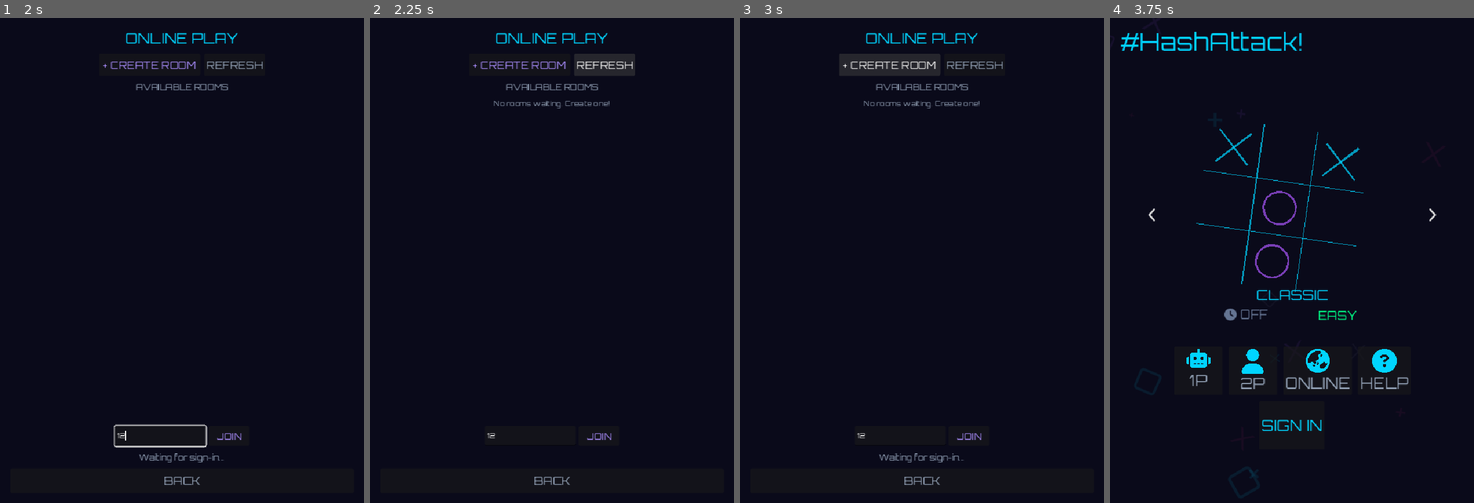
Above: before the commit, frames 1-4 (left to right).
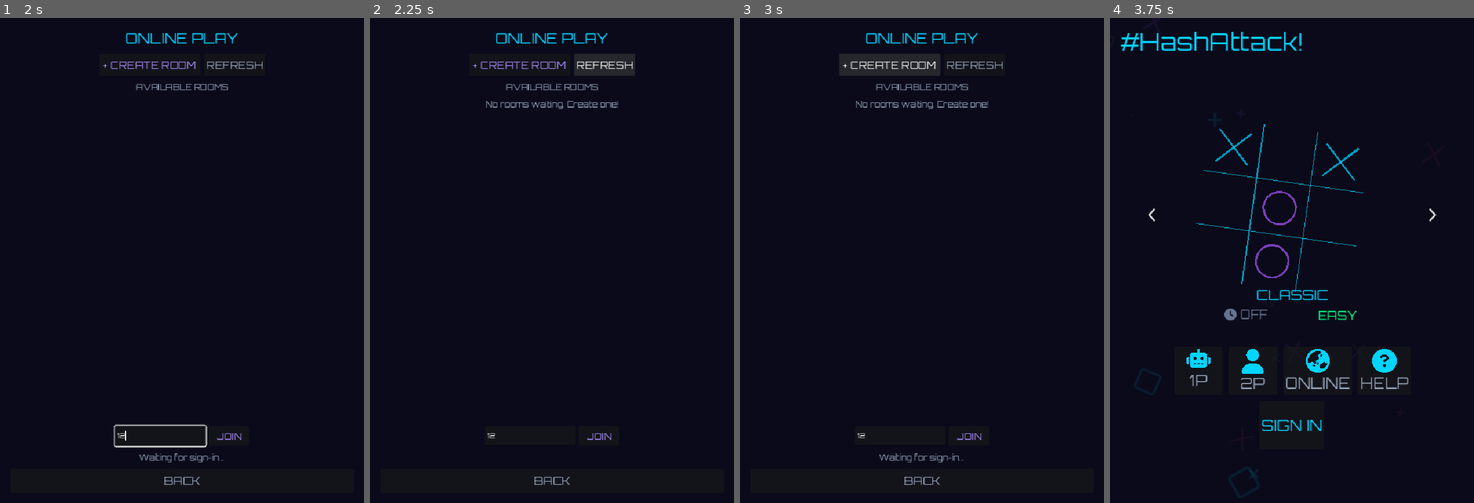
Above: after the commit, the same moments.

Repository: weilies/nexus-arcade
Game: Godot game, scene res://scenes/MainMenu.tscn
The game is run twice, just before and just after one commit, with the same random seed, the same clock (stepped at 60 frames per second) and the same inputs.
Inputs (mouse positions are in pixels of both pictures, inside the frame that each line leads up to):
- Up to frame 1 (2 s): click "ONLINE" at 0.5 s; click (160, 435) at 1.27 s; type "12" at 1.35 s
- Up to frame 2 (2.25 s): click "REFRESH" at 2 s
- Up to frame 3 (3 s): click "+ CREATE ROOM" at 2.75 s
- Up to frame 4 (3.75 s): click "BACK" at 3.5 s

Frame 1 is identical in both runs. In frame 2, 0.3% of the frame differs, in the area x 31-69%, y 17-19%; in frame 3, 0.3%; in frame 4, nothing differs.

Commit message:
fix(hashattack): home-mode bug, help text, room mode+timer display

Diff:
--- a/games/hashattack/scenes/MainMenu.gd
+++ b/games/hashattack/scenes/MainMenu.gd
@@ -72,6 +72,9 @@
 	_lbl_clock_icon.add_theme_font_override("font", FA6.font())
 
 	_carousel.mode_changed.connect(_on_mode_changed)
+	# Carousel _ready() fires before this signal connects, so init emit is missed.
+	# Sync manually to pick up carousel's restored position.
+	_current_game_mode = _carousel.get_current_mode_id()
 	# Restore timer index from Globals (preserved across Home button)
 	for i in TIMER_MODES.size():
 		if TIMER_MODES[i]["seconds"] == Globals.timer_seconds:
@@ -398,11 +401,10 @@
 
 	lines.append("")
 	lines.append("--- TIMER ---")
-	lines.append("- OFF (∞)")
 	lines.append("- BLITZ (3s)")
 	lines.append("- CASUAL (6s)")
 	lines.append("- CHILL (9s)")
-	lines.append("When on, place your mark before time runs out or you SKIP your turn.")
+	lines.append("Place your mark before time runs out or you SKIP your turn.")
 
 	return "\n".join(lines)
 
@@ -432,5 +434,5 @@
 		"",
 		"Like classic, but your marks have commitment issues.",
 		"",
-		"Place your 5th mark and your oldest mark vanishes. Marks fade as they age - brightest is newest, dimmest is next to go. No draws - someone always wins.",
+		"Place your 4th mark and your oldest mark vanishes. Marks fade as they age - brightest is newest, dimmest is next to go. No draws - someone always wins.",
 	]
--- a/games/hashattack/scenes/OnlineLobby.gd
+++ b/games/hashattack/scenes/OnlineLobby.gd
@@ -156,7 +156,7 @@
 		_add_room_row(r, host_id == my_id)
 		shown += 1
 	if shown == 0:
-		var empty := _mk_label("No rooms waiting. Create one!", 14, MUTED)
+		var empty := _mk_label("No rooms waiting. Create one!", 16, MUTED)
 		empty.horizontal_alignment = HORIZONTAL_ALIGNMENT_CENTER
 		_vbox_rooms.add_child(empty)
 		_set_status("")
@@ -199,7 +199,11 @@
 		PURPLE if is_private else CYAN)
 	name_line.add_child(tag_lbl)
 
-	var sub := _mk_label("Code: %s" % str(room.get("room_code", "?")), 13, MUTED)
+	var game_mode_raw := str(room.get("game_mode", "classic"))
+	var timer_lbl := str(room.get("timer_label", "OFF"))
+	var mode_display := game_mode_raw.to_upper()
+	var sub := _mk_label("%s | %s | %s" % [mode_display, timer_lbl, str(room.get("room_code", "?"))], 12, MUTED)
+	sub.autowrap_mode = TextServer.AUTOWRAP_OFF
 	info.add_child(sub)
 
 	var room_id := str(room.get("id", ""))
@@ -306,8 +310,10 @@
 func _do_create(room_name: String, is_private: bool, password: String) -> void:
 	_set_status("Creating room...")
 	var user_id := _get_user_id_from_jwt(Globals.jwt)
+	var game_mode := Globals.current_game_mode if Globals.current_game_mode != "" else "classic"
+	var timer_lbl := RoomManager.timer_label_from_seconds(Globals.timer_seconds)
 	var row: Dictionary = await RoomManager.create_room_async(
-		Globals.supabase, user_id, room_name, is_private, password)
+		Globals.supabase, user_id, room_name, is_private, password, game_mode, timer_lbl)
 	if row.is_empty():
 		var err := RoomManager.last_error if RoomManager.last_error != "" else "unknown"
 		_set_status("Create failed: " + err)
--- a/games/hashattack/scripts/RoomManager.gd
+++ b/games/hashattack/scripts/RoomManager.gd
@@ -29,14 +29,24 @@
 # ── Async API (returns Dictionary / Array) ────────────────────────────────────
 
 # Returns the created row, or {} on failure.
+static func timer_label_from_seconds(secs: int) -> String:
+	match secs:
+		3: return "BLITZ"
+		6: return "CASUAL"
+		9: return "CHILL"
+		_: return "OFF"
+
 static func create_room_async(sb: SupabaseClient, host_id: String,
-		room_name: String, is_private: bool, password: String) -> Dictionary:
+		room_name: String, is_private: bool, password: String,
+		game_mode: String, timer_label: String) -> Dictionary:
 	var payload := {
 		"game_slug": GAME_SLUG,
 		"room_code": generate_room_code(),
 		"host_id": host_id,
 		"room_name": room_name,
 		"is_private": is_private,
+		"game_mode": game_mode,
+		"timer_label": timer_label,
 		"status": "waiting",
 		"state": {"board": ["","","","","","","","",""], "turn": "X", "winner": ""}
 	}
@@ -57,7 +67,7 @@
 
 # Returns array of waiting-room rows (newest first).
 static func list_waiting_rooms_async(sb: SupabaseClient) -> Array:
-	var path := "/rest/v1/game_rooms?game_slug=eq.%s&status=eq.waiting&select=id,room_code,room_name,is_private,host_id,created_at&order=created_at.desc" % GAME_SLUG
+	var path := "/rest/v1/game_rooms?game_slug=eq.%s&status=eq.waiting&select=id,room_code,room_name,is_private,host_id,game_mode,timer_label,created_at&order=created_at.desc" % GAME_SLUG
 	var raw: Array = await sb._async_get(path)
 	if raw[0] == 200 and raw[1] is Array:
 		return raw[1]
Not shown, changed: portal/public/games/hashattack/index.html
Not shown, changed: portal/public/games/hashattack/index.pck
Not shown, added: supabase/migrations/012_game_rooms_mode_timer.sql
